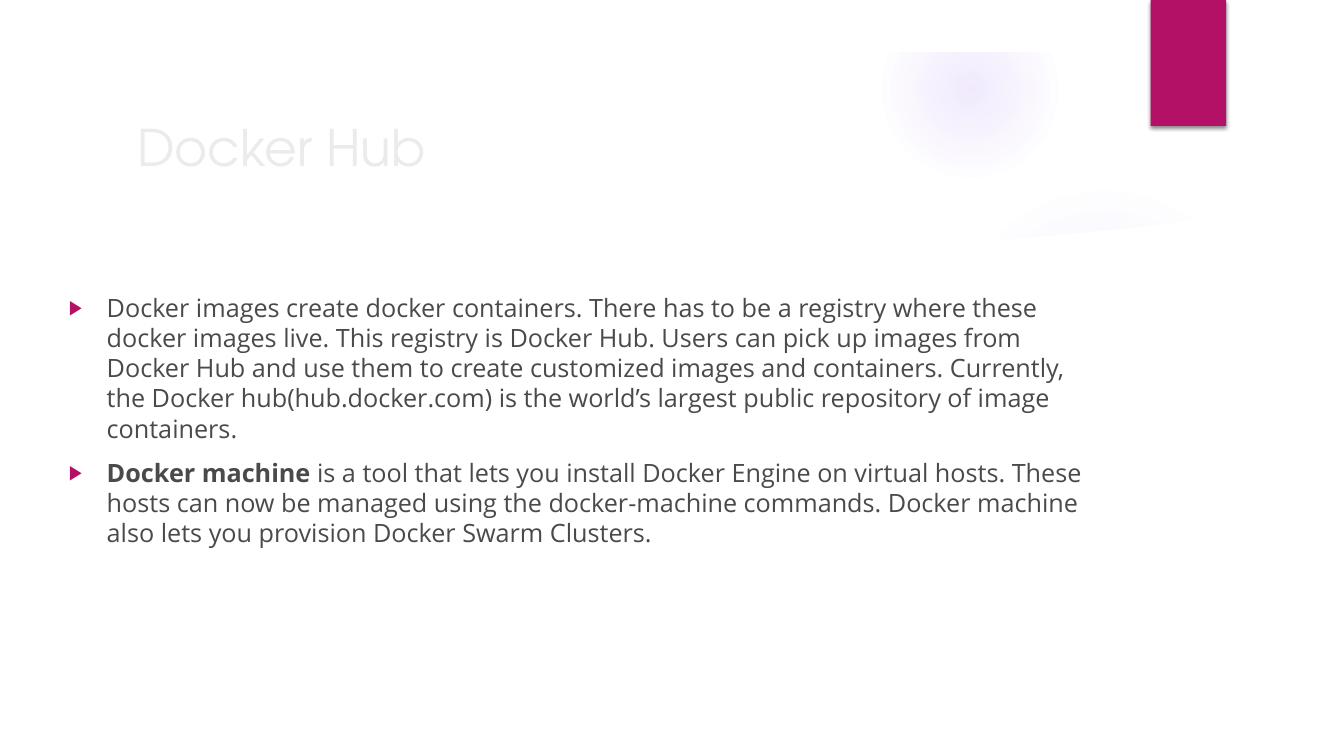
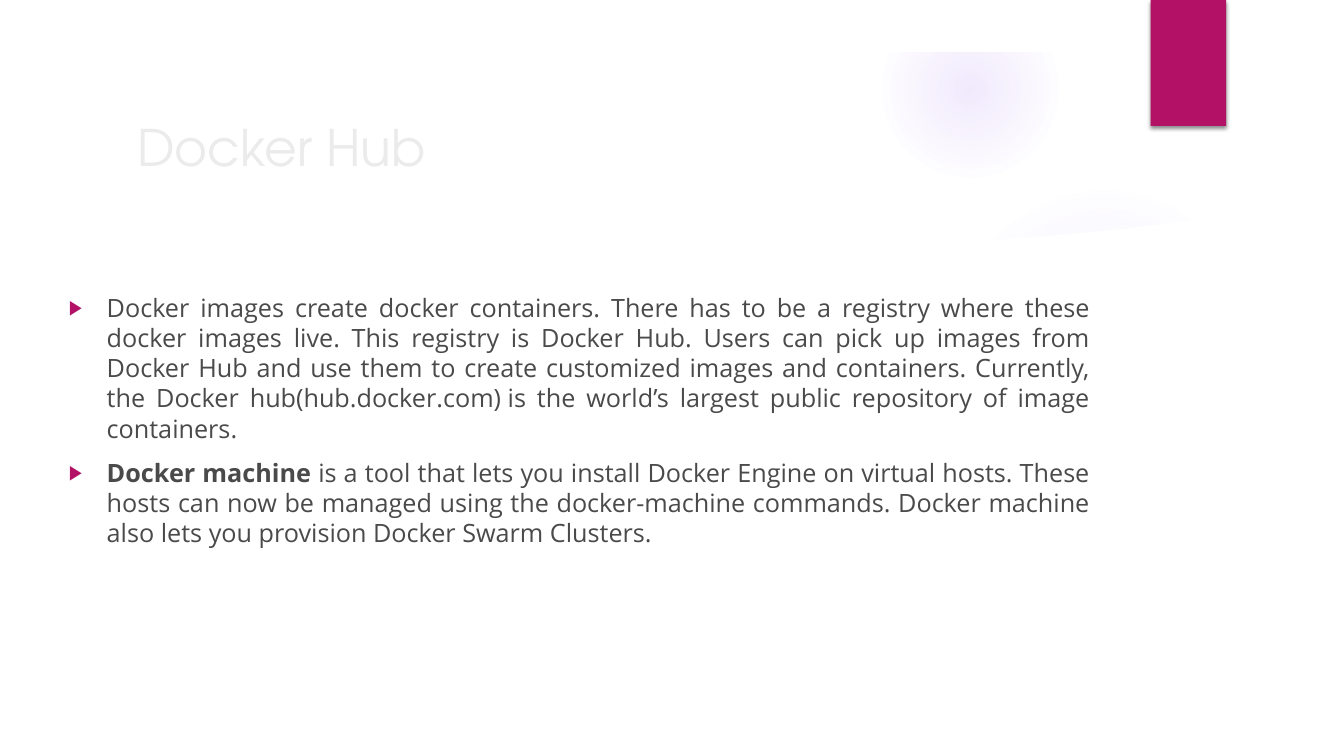
Before and after one commit to chandresh-4-u/ppts, a slide deck: slide 10 of docker.pptx (slide 8 before the commit). Drawn at 1344x756 pixels with LibreOffice and Linux fonts; fonts in the diff are those of the drawing; background and template pictures are left out. Boxes give left, top, right and bottom in pixels: in the first picture for what was removed or moved away, otherwise in the second. Text is boxed around its words. In the diff, an @@ line names an element or a change of style, - is before the commit and + after.

```diff
--- a/docker.pptx
+++ b/docker.pptx
@@ text "Docker images create docker containers. ..." at <box>107,298,1090,548</box>: alignment left to justified @@
```
Also in this commit, not shown: 8 other slides changed, 2 slides added.
